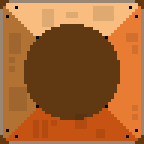
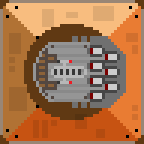
Two versions of the same layered image (w=144, h=144). Layer-by-layer changes:
showed group "turret" (6 layers) over [33, 36, 126, 108]
